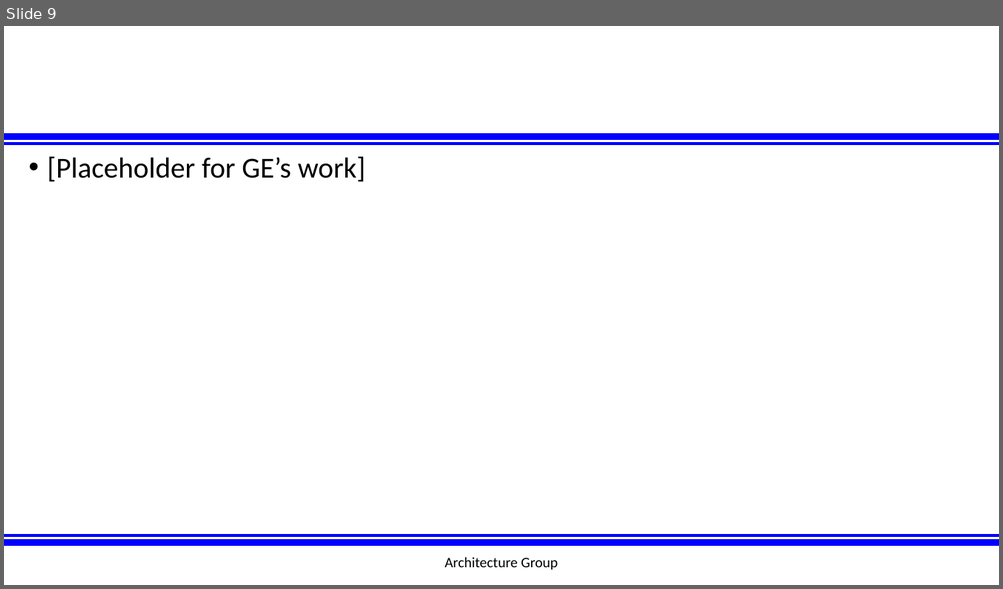
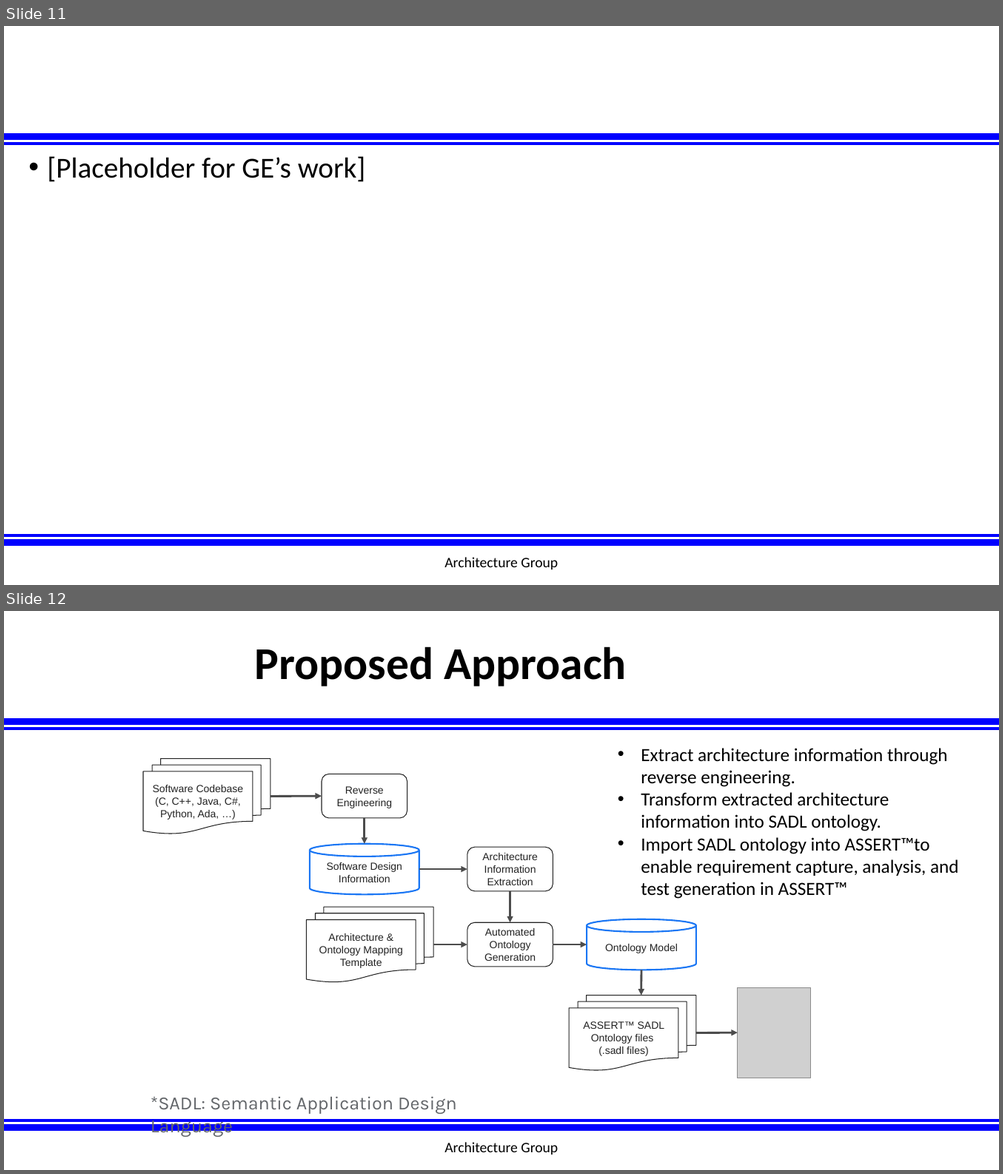
Before and after one commit to afrl-rq/OpenUxAS-SoI, a slide deck: presentations/S5_SoI_Architecture_Group.pptx. Shown one above the other, each under a label of ours: slide 9 before the commit, slides 11 and 12 after it. The pictures are 1003x589 and 1003x1174 pixels, drawn with LibreOffice and Linux fonts; fonts in the diff are those of the drawing; grey boxes stand for pictures; background and template pictures are left out. Boxes give left, top, right and bottom in pixels: in the first picture for what was removed or moved away, otherwise in the second. Text is boxed around its words. In the diff, an @@ line names an element or a change of style, - is before the commit and + after.

```diff
--- a/presentations/S5_SoI_Architecture_Group.pptx
+++ b/presentations/S5_SoI_Architecture_Group.pptx
@@ slide 12 added at <box>4,611,999,1170</box>, background #FFFFFF; not listed: 4 template elements that a slide beside it also shows @@
@@ title added at <box>255,647,626,686</box>, 44 pt, text #000000, bold @@
+Proposed Approach
@@ flow chart multidocument added at <box>143,759,270,834</box>, outline #222222 0.75 pt, 10 pt, text #222222 @@
+Software Codebase
+(C, C++, Java, C#, Python, Ada, …)
@@ text added at <box>640,748,959,899</box>, 18 pt, text #000000 @@
+• Extract architecture information through reverse engineering.
+• Transform extracted architecture information into SADL ontology.
+• Import SADL ontology into ASSERT™to enable requirement capture, analysis, and test generation in ASSERT™
@@ rounded rectangle added at <box>322,775,407,818</box>, outline #222222 0.75 pt, 10 pt, text #222222 @@
+Reverse Engineering
@@ arrow added from (270, 796) to (322, 796), #4C4C4C 2 pt @@
@@ arrow added from (364, 818) to (364, 844), #4C4C4C 2 pt @@
@@ cylinder added at <box>310,844,420,894</box>, outline #1A76F4 1.5 pt, 10 pt, text #222222 @@
+Software Design Information
@@ rounded rectangle added at <box>467,848,553,891</box>, outline #222222 0.75 pt, 10 pt, text #222222 @@
+Architecture Information Extraction
@@ arrow added from (419, 869) to (467, 869), #4C4C4C 2 pt @@
@@ arrow added from (510, 891) to (510, 923), #4C4C4C 2 pt @@
@@ flow chart multidocument added at <box>306,907,433,982</box>, outline #222222 0.75 pt, 10 pt, text #222222 @@
+Architecture & Ontology Mapping Template
@@ cylinder added at <box>586,920,697,971</box>, outline #1A76F4 1.5 pt, 10 pt, text #222222 @@
+Ontology Model
@@ rounded rectangle added at <box>467,923,553,967</box>, outline #222222 0.75 pt, 10 pt, text #222222 @@
+Automated Ontology Generation
@@ arrow added from (433, 945) to (467, 945), #4C4C4C 2 pt @@
@@ arrow added from (552, 945) to (586, 945), #4C4C4C 2 pt @@
@@ arrow added from (641, 971) to (641, 996), #4C4C4C 2 pt @@
@@ picture added at <box>737,988,811,1078</box> @@
@@ flow chart multidocument added at <box>569,996,696,1071</box>, outline #222222 0.75 pt, 10 pt, text #222222 @@
+ASSERT™ SADL Ontology files
+(.sadl files)
@@ arrow added from (696, 1034) to (737, 1034), #4C4C4C 2 pt @@
@@ text added at <box>151,1096,457,1137</box>, 18 pt, text #63666A @@
+*SADL: Semantic Application Design Language
@@ text added at <box>444,1142,558,1155</box>, 14 pt, text #000000 @@
+Architecture Group
@@ what was slide 9 is now slide 11 @@
```
Also in this commit, not shown: 9 slides changed, 17 other slides added.
